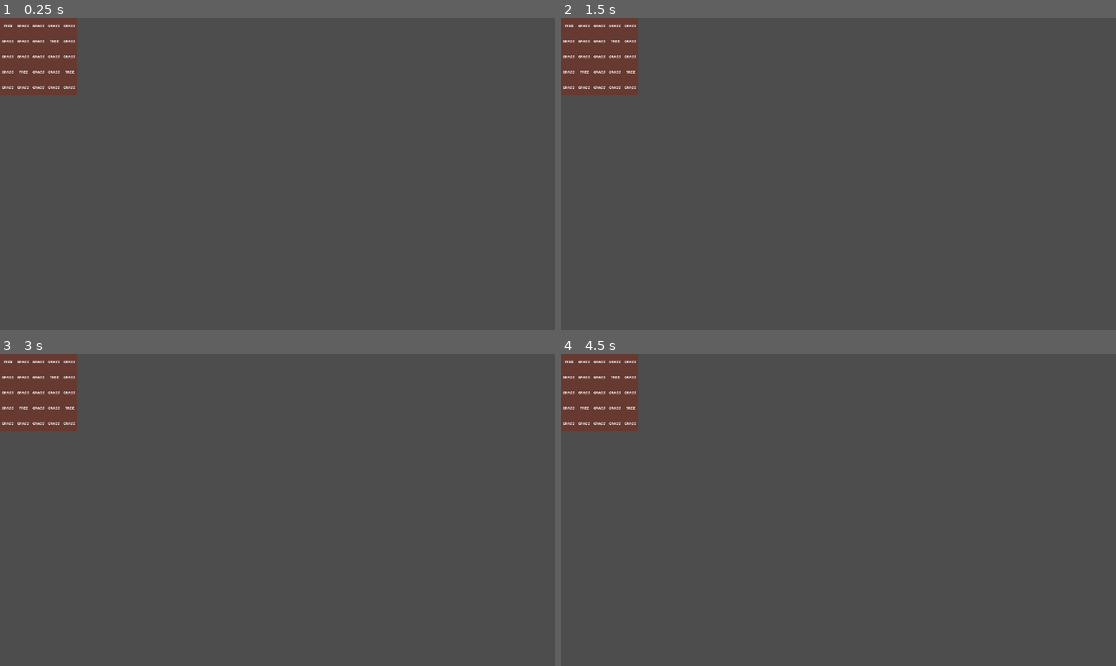
Above: before the commit, frames 1-4 (two rows, left to right).
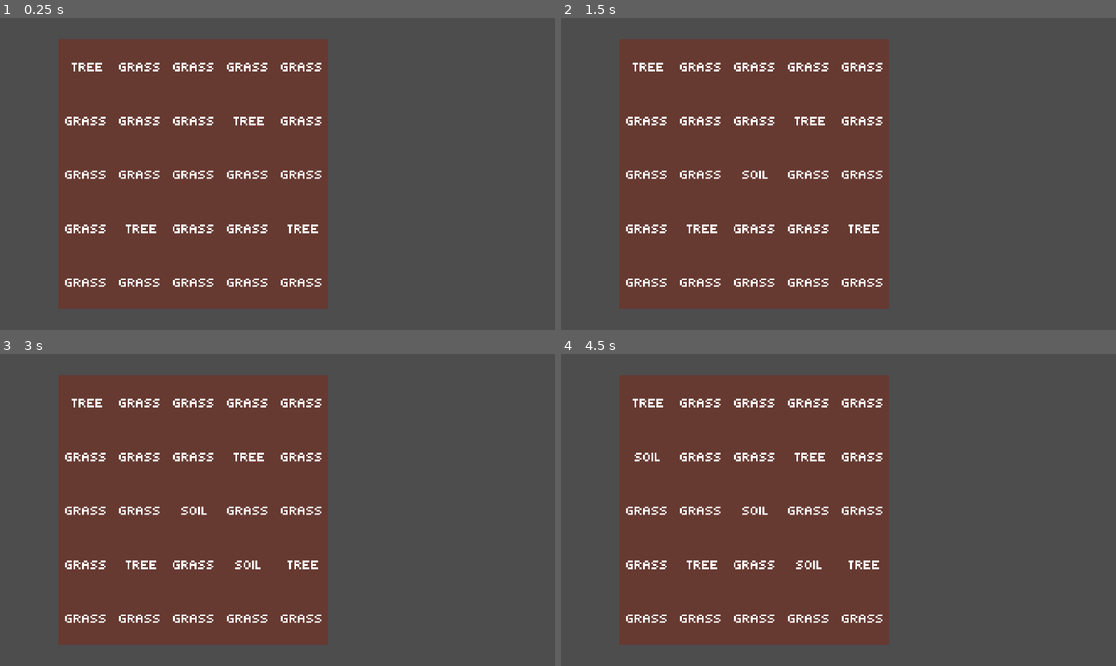
Above: after the commit, the same moments.

Repository: mikusaq/grub-n-grow
Game: Godot game, scene res://scenes/game.tscn
Two runs of this game, one before a commit and one after it. Both use one fixed random seed, a clock stepped at 60 frames per second and the inputs below.
Inputs (mouse positions are in pixels of both pictures, inside the frame that each line leads up to):
- Up to frame 1 (0.25 s): no input
- Up to frame 2 (1.5 s): tap Enter at 0.5 s; move the mouse to (960, 158) at 0.52 s; press the mouse at (960, 158) at 0.53 s; tap Space at 1.25 s; move the mouse to (727, 189) at 1.27 s; release the mouse at (727, 189) at 1.28 s; click (727, 189) at 1.35 s
- Up to frame 3 (3 s): tap Enter at 2 s; move the mouse to (333, 441) at 2.02 s; press the mouse at (333, 441) at 2.03 s; tap Space at 2.75 s; move the mouse to (249, 572) at 2.77 s; release the mouse at (249, 572) at 2.78 s; click (249, 572) at 2.85 s
- Up to frame 4 (4.5 s): tap Enter at 3.5 s; move the mouse to (1005, 556) at 3.52 s; press the mouse at (1005, 556) at 3.53 s; tap Space at 4.25 s; move the mouse to (672, 463) at 4.27 s; release the mouse at (672, 463) at 4.28 s; click (672, 463) at 4.35 s

The runs differ from the first frame. In frame 1, 44% of the frame differs, in the area x 0-60%, y 0-94%; in frame 2, 44%; in frame 3, 44%; in frame 4, 44%.

Commit message:
Add camera

Diff:
--- a/scenes/game.tscn
+++ b/scenes/game.tscn
@@ -5,3 +5,8 @@
 [node name="Game" type="Node2D"]
 
 [node name="World" parent="." instance=ExtResource("1_llcn5")]
+
+[node name="Camera2D" type="Camera2D" parent="."]
+rotation = -0.785398
+offset = Vector2(130, 80)
+zoom = Vector2(3.5, 3.5)
